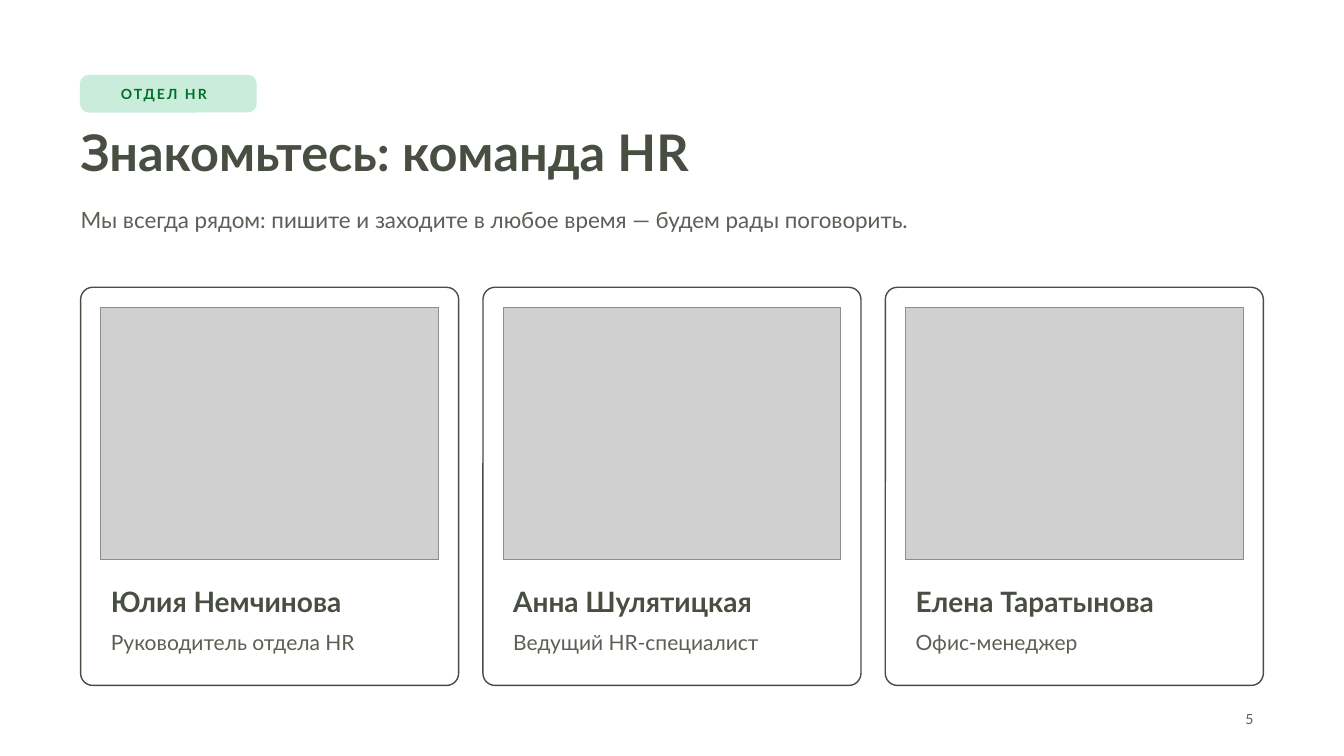
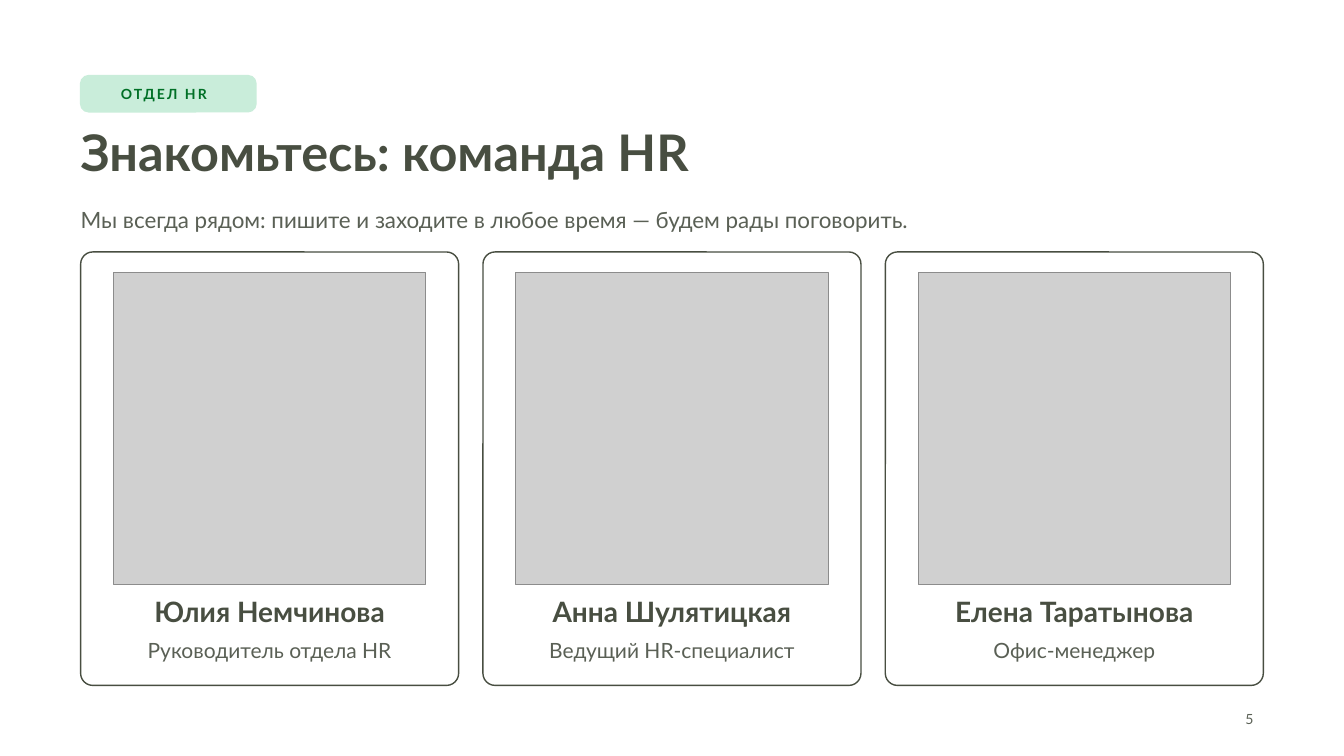
Before and after one commit to hriwayhr/HR-projects, a slide deck: slide 5 of presentations/HR-iway-onboarding-2026.pptx. Drawn at 1344x756 pixels with LibreOffice and Linux fonts; fonts in the diff are those of the drawing; grey boxes stand for pictures; background and template pictures are left out. Boxes give left, top, right and bottom in pixels: in the first picture for what was removed or moved away, otherwise in the second. Text is boxed around its words. In the diff, an @@ line names an element or a change of style, - is before the commit and + after.

```diff
--- a/presentations/HR-iway-onboarding-2026.pptx
+++ b/presentations/HR-iway-onboarding-2026.pptx
@@ rounded rectangle: place and size @@
-rounded rectangle at box(81, 287, 459, 686)
+rounded rectangle at box(81, 252, 459, 686)
@@ rounded rectangle: place and size @@
-rounded rectangle at box(483, 287, 861, 686)
+rounded rectangle at box(483, 252, 861, 686)
@@ rounded rectangle: place and size @@
-rounded rectangle at box(885, 287, 1263, 686)
+rounded rectangle at box(885, 252, 1263, 686)
@@ picture: place and size @@
-picture at box(101, 308, 439, 560)
+picture at box(113, 272, 425, 585)
@@ picture: place and size @@
-picture at box(503, 308, 841, 560)
+picture at box(516, 272, 829, 585)
@@ picture: place and size @@
-picture at box(905, 308, 1243, 560)
+picture at box(919, 272, 1231, 585)
@@ text "Юлия Немчинова": place and size @@
-text "Юлия Немчинова" at box(111, 591, 342, 612)
+text "Юлия Немчинова" at box(154, 601, 385, 622)
@@ text "Анна Шулятицкая": place and size @@
-text "Анна Шулятицкая" at box(513, 591, 751, 617)
+text "Анна Шулятицкая" at box(553, 601, 791, 627)
@@ alignment left to centre in 6 elements at box(549, 643, 794, 662), box(148, 643, 391, 662), box(993, 643, 1155, 662), box(154, 601, 385, 622), box(553, 601, 791, 627), box(955, 601, 1193, 627) @@
@@ text "Елена Таратынова": place and size @@
-text "Елена Таратынова" at box(916, 591, 1153, 617)
+text "Елена Таратынова" at box(955, 601, 1193, 627)
@@ text "Руководитель отдела HR": place and size @@
-text "Руководитель отдела HR" at box(111, 635, 354, 654)
+text "Руководитель отдела HR" at box(148, 643, 391, 662)
@@ text "Ведущий HR-специалист": place and size @@
-text "Ведущий HR-специалист" at box(513, 635, 759, 654)
+text "Ведущий HR-специалист" at box(549, 643, 794, 662)
@@ text "Офис-менеджер": place and size @@
-text "Офис-менеджер" at box(916, 635, 1078, 654)
+text "Офис-менеджер" at box(993, 643, 1155, 662)
```
Also in this commit, not shown: 2 other files.
